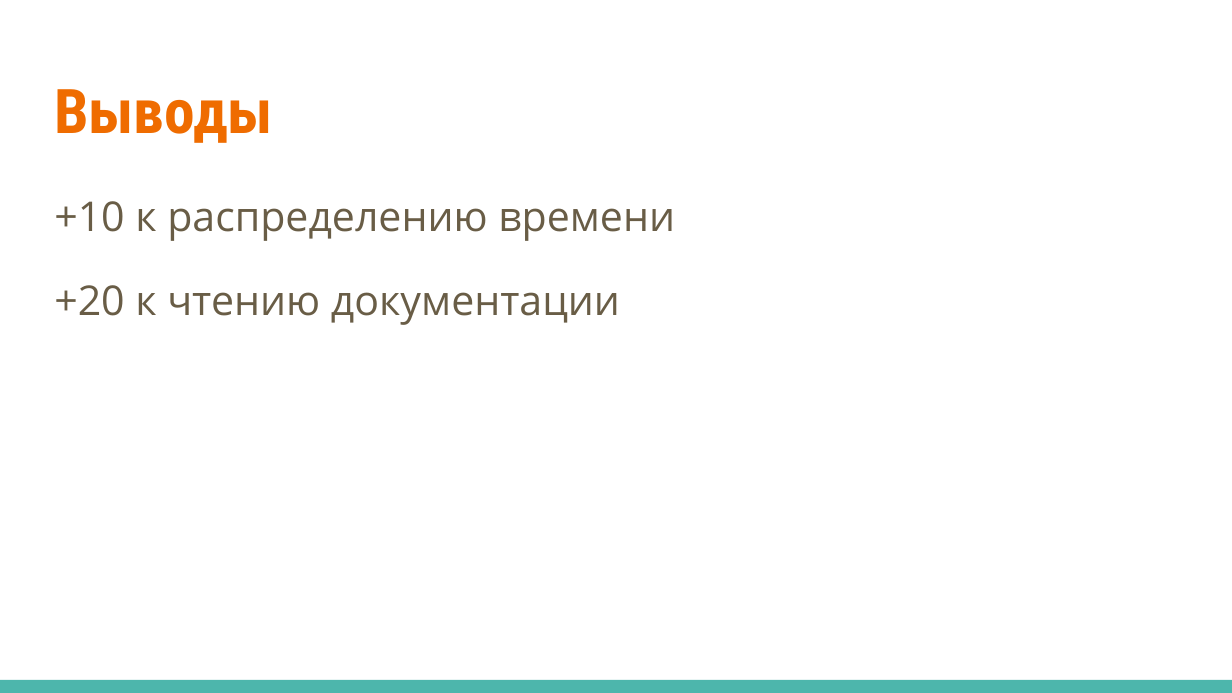
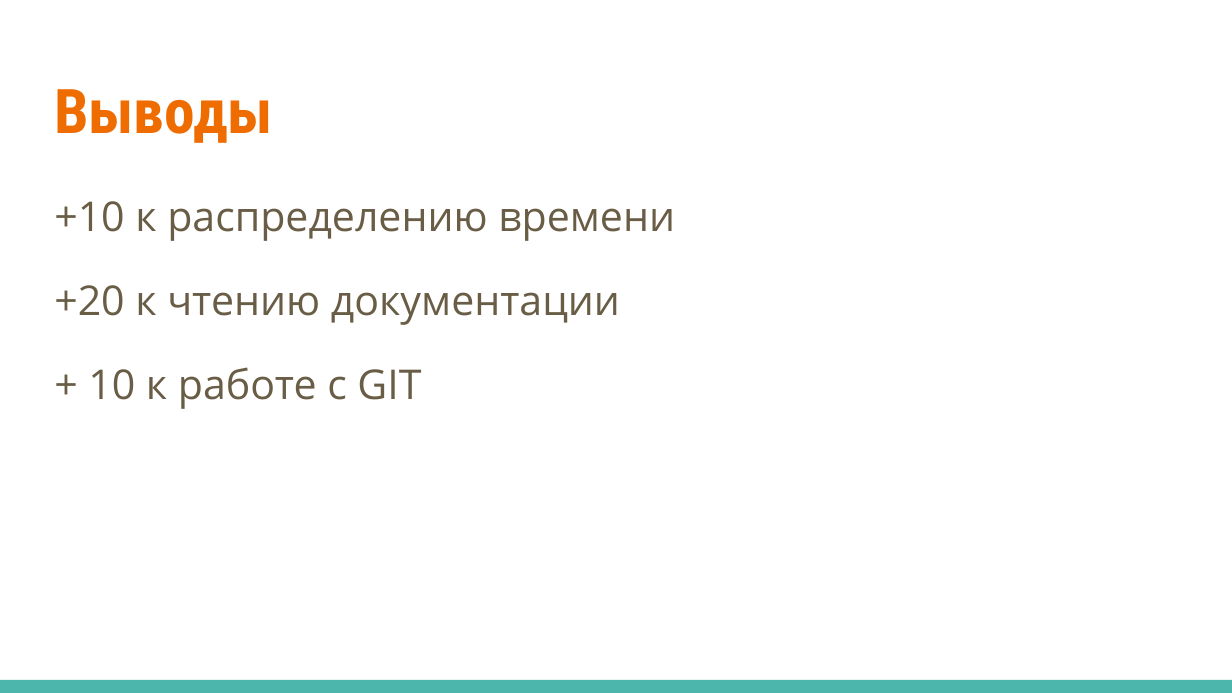
Before and after one commit to ruslanzakharov/sport_news, a slide deck: slide 4 of sport_news.pptx. Drawn at 1232x693 pixels with LibreOffice and Linux fonts; fonts in the diff are those of the drawing. Boxes give left, top, right and bottom in pixels: in the first picture for what was removed or moved away, otherwise in the second. Text is boxed around its words. In the diff, an @@ line names an element or a change of style, - is before the commit and + after.

```diff
--- a/sport_news.pptx
+++ b/sport_news.pptx
@@ text at (88,367,421,409): paragraph added @@
++ 10 к работе с GIT
```
Also in this commit, not shown: 1 other slide changed.
